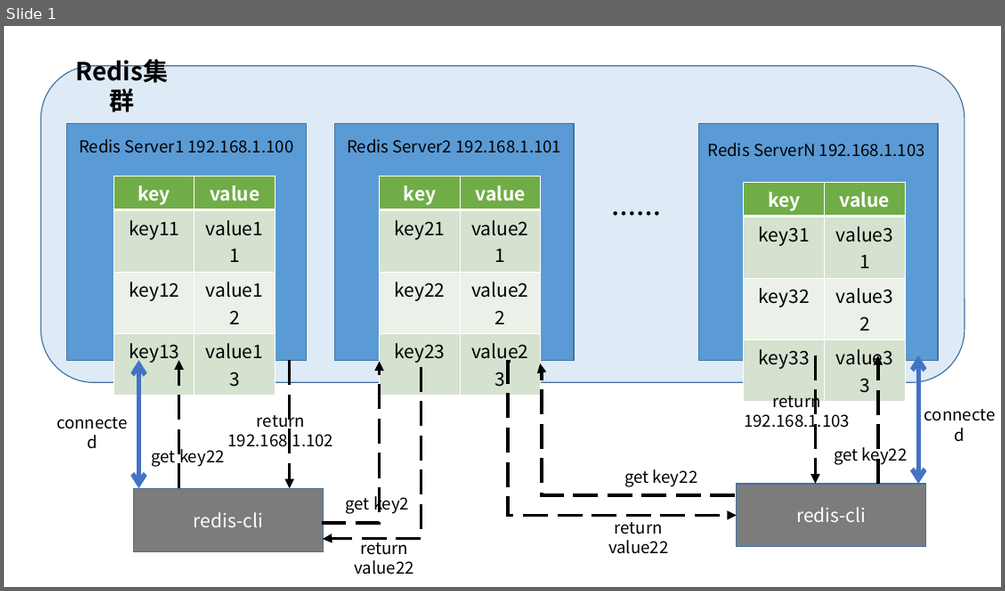
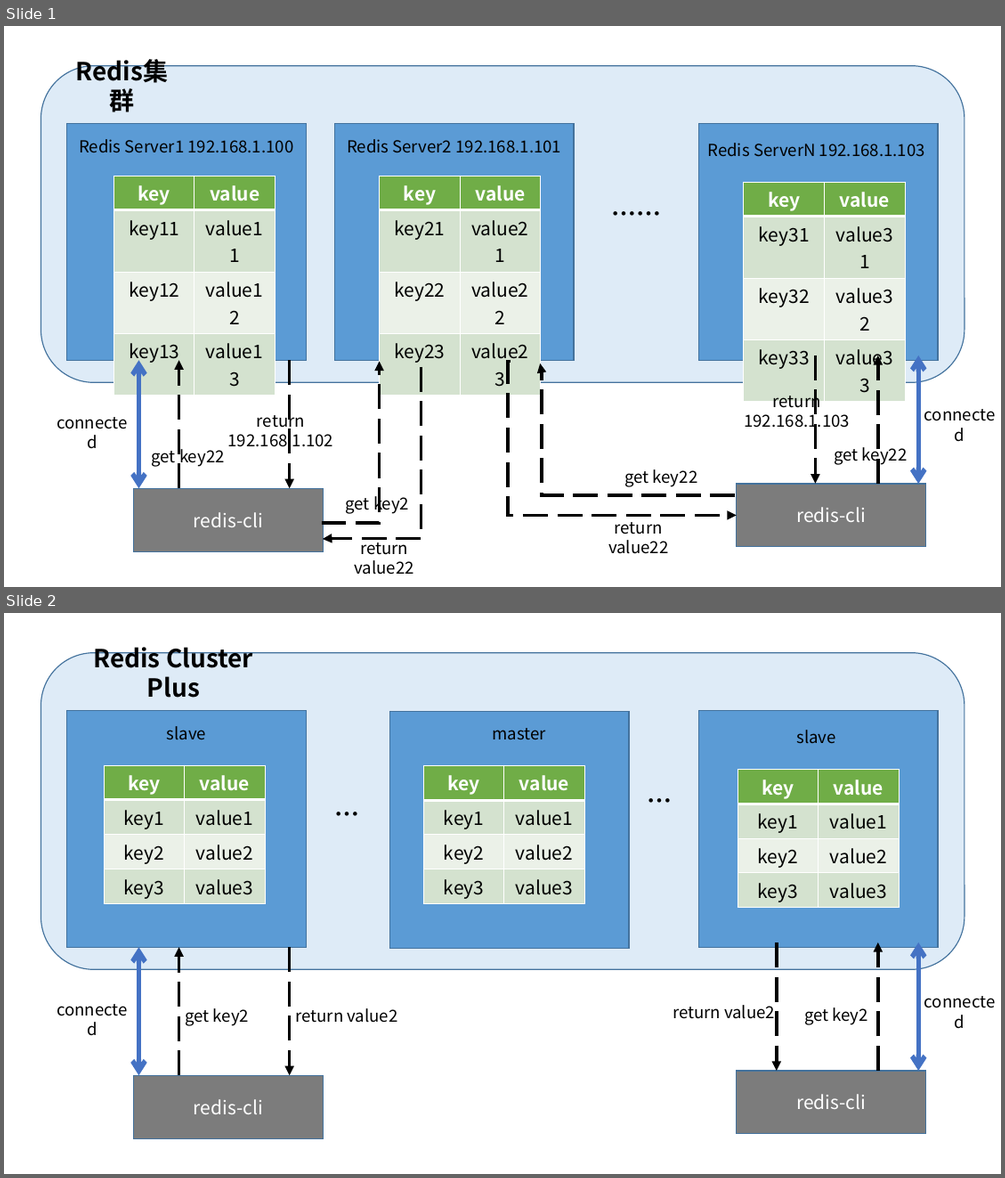
Before and after one commit to zzaoen/RdmaAcceleratingRedis, a slide deck: pic/RdmaAcc.pptx. Shown one above the other, each under a label of ours: slide 1 before the commit, slides 1 and 2 after it. The pictures are 1005x591 and 1005x1178 pixels, drawn with LibreOffice and Linux fonts; fonts in the diff are those of the drawing. Boxes give left, top, right and bottom in pixels: in the first picture for what was removed or moved away, otherwise in the second. Text is boxed around its words. In the diff, an @@ line names an element or a change of style, - is before the commit and + after.

```diff
--- a/pic/RdmaAcc.pptx
+++ b/pic/RdmaAcc.pptx
@@ slide 2 added at bbox=[4, 613, 1001, 1174], background #FFFFFF @@
@@ rounded rectangle added at bbox=[40, 653, 964, 969], fill #DEEBF7, outline #43739E 1 pt @@
@@ text added at bbox=[93, 647, 253, 698], 24 pt, text #000000, bold @@
+Redis Cluster Plus
@@ rectangle added at bbox=[67, 710, 306, 948], fill #5B9BD5, outline #43739E 1 pt @@
@@ rectangle added at bbox=[390, 711, 629, 948], fill #5B9BD5, outline #43739E 1 pt @@
@@ rectangle added at bbox=[699, 710, 938, 948], fill #5B9BD5, outline #43739E 1 pt @@
@@ text added at bbox=[167, 726, 206, 740], 16 pt, text #000000 @@
+slave
@@ text added at bbox=[492, 728, 545, 740], 16 pt, text #000000 @@
+master
@@ text added at bbox=[796, 730, 835, 744], 16 pt, text #000000 @@
+slave
@@ table added at bbox=[105, 765, 266, 902], 4 rows, 2 columns @@
+key | value
+key1 | value1
+key2 | value2
+key3 | value3
@@ table added at bbox=[423, 765, 585, 902], 4 rows, 2 columns @@
+key | value
+key1 | value1
+key2 | value2
+key3 | value3
@@ table added at bbox=[737, 770, 899, 906], 4 rows, 2 columns @@
+key | value
+key1 | value1
+key2 | value2
+key3 | value3
@@ text added at bbox=[632, 788, 687, 841], 24 pt, text #000000, bold @@
+…
@@ text added at bbox=[320, 803, 374, 854], 24 pt, text #000000, bold @@
+…
@@ double arrow added from (138, 948) to (138, 1075), #4472C4 4.5 pt @@
@@ arrow added from (179, 1075) to (179, 948), #000000 3 pt dashed @@
@@ arrow added from (290, 948) to (290, 1075), #000000 3 pt dashed @@
@@ arrow added from (777, 943) to (777, 1070), #000000 3 pt dashed @@
@@ arrow added from (878, 1070) to (878, 943), #000000 3 pt dashed @@
@@ double arrow added from (919, 943) to (919, 1070), #4472C4 4.5 pt @@
@@ text added at bbox=[46, 1001, 138, 1038], 16 pt, text #000000 @@
+connected
@@ text added at bbox=[185, 1008, 249, 1026], 16 pt, text #000000 @@
+get key2
@@ text added at bbox=[295, 1008, 398, 1022], 16 pt, text #000000 @@
+return value2
@@ text added at bbox=[672, 1005, 775, 1019], 16 pt, text #000000 @@
+return value2
@@ text added at bbox=[804, 1007, 868, 1025], 16 pt, text #000000 @@
+get key2
@@ text added at bbox=[914, 993, 1001, 1030], 16 pt, text #000000 @@
+connected
@@ rectangle added at bbox=[133, 1075, 323, 1138], fill #7C7C7C, outline #43739E 1 pt, 18 pt, text #FFFFFF @@
+redis-cli
@@ rectangle added at bbox=[736, 1070, 926, 1134], fill #7C7C7C, outline #43739E 1 pt, 18 pt, text #FFFFFF @@
+redis-cli
```
Also in this commit, not shown: 2 other files.
